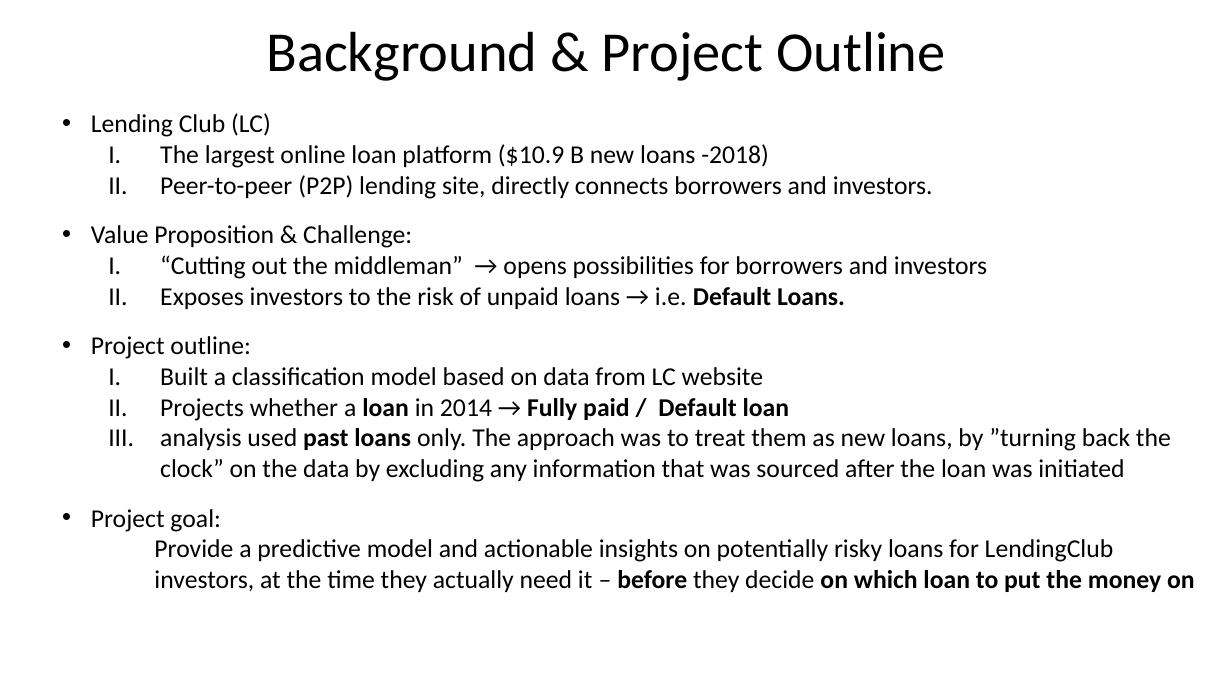
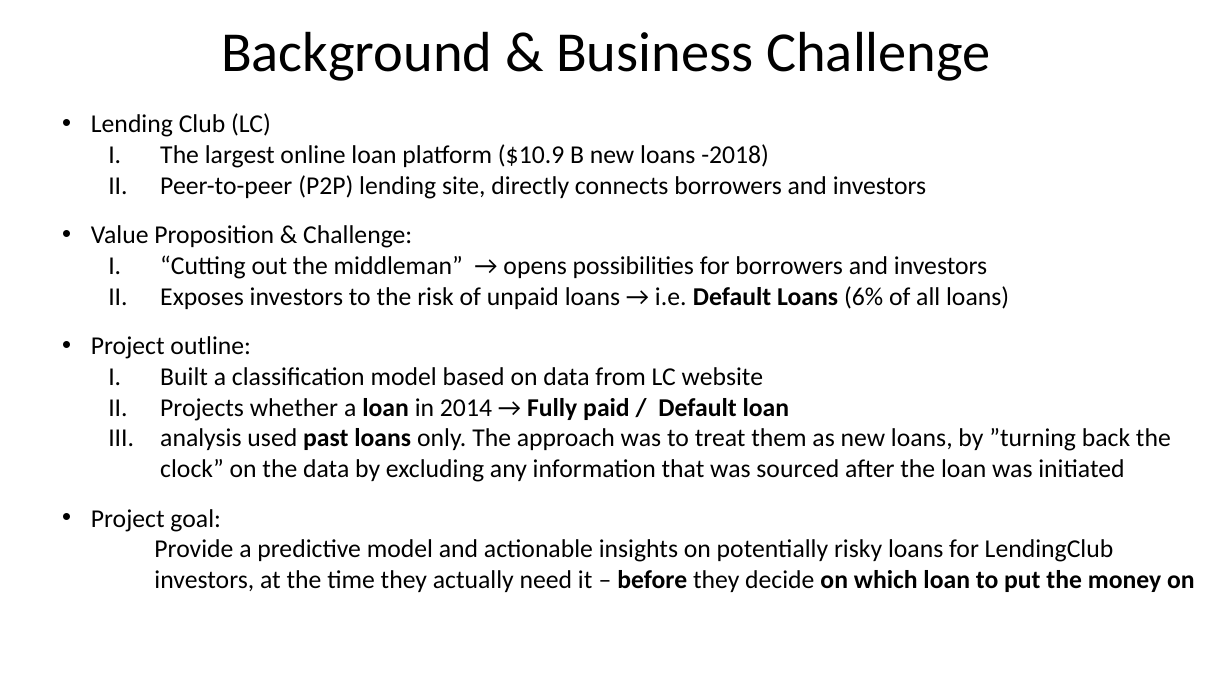
Before and after one commit to Erolino/LendingClub_Loans, a slide deck: slide 3 of LendingClub_Biz_Deck.pptx. Drawn at 1232x693 pixels with LibreOffice and Linux fonts; fonts in the diff are those of the drawing; background and template pictures are left out. Boxes give left, top, right and bottom in pixels: in the first picture for what was removed or moved away, otherwise in the second. Text is boxed around its words. In the diff, an @@ line names an element or a change of style, - is before the commit and + after.

Commit message:
project finished

```diff
--- a/LendingClub_Biz_Deck.pptx
+++ b/LendingClub_Biz_Deck.pptx
@@ title at (x1=221, y1=31, x2=991, y2=81): text changed @@
-Background & Project Outline
+Background & Business Challenge
@@ text at (x1=160, y1=175, x2=926, y2=199): text changed @@
-  II. Peer-to-peer (P2P) lending site, directly connects borrowers and investors.
+  II. Peer-to-peer (P2P) lending site, directly connects borrowers and investors
@@ text at (x1=160, y1=286, x2=1009, y2=309): text changed @@
-  II. Exposes investors to the risk of unpaid loans → i.e. Default Loans.
+  II. Exposes investors to the risk of unpaid loans → i.e. Default Loans (6% of all loans)
```
Also in this commit, not shown: 7 other slides changed, 5 slides added, 4 slides removed, 3 other files.
